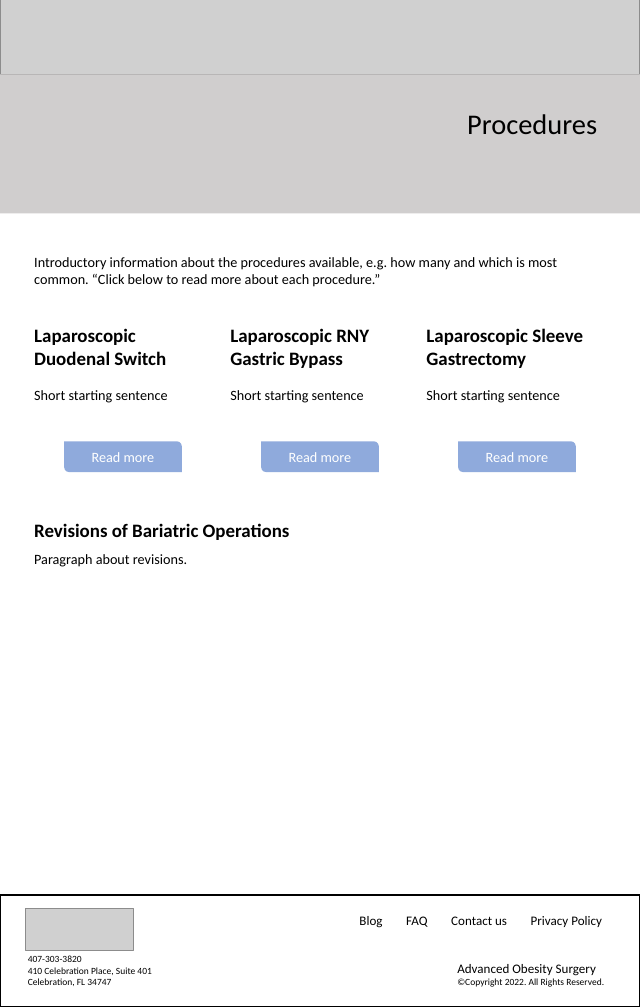
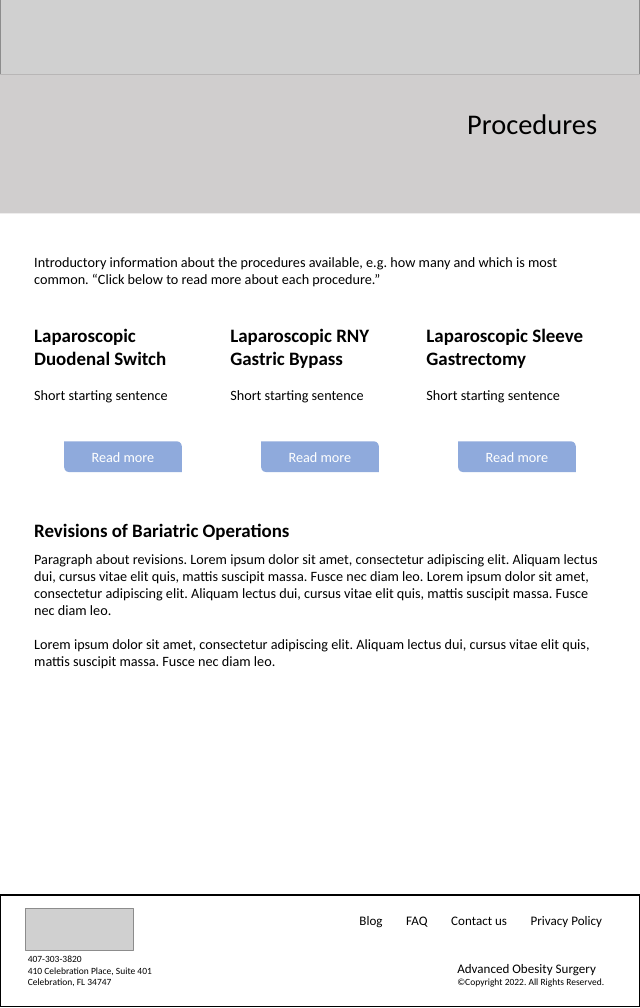
Before and after one commit to audcsm/aos-site, a slide deck: slide 6 of Website Design Tools.pptx. Drawn at 640x1008 pixels with LibreOffice and Linux fonts; fonts in the diff are those of the drawing; grey boxes stand for pictures. Boxes give left, top, right and bottom in pixels: in the first picture for what was removed or moved away, otherwise in the second. Text is boxed around its words. In the diff, an @@ line names an element or a change of style, - is before the commit and + after.

```diff
--- a/Website Design Tools.pptx
+++ b/Website Design Tools.pptx
@@ text at (34,554,598,669): text changed @@
-Paragraph about revisions.
+Paragraph about revisions. Lorem ipsum dolor sit amet, consectetur adipiscing elit. Aliquam lectus dui, cursus vitae elit quis, mattis suscipit massa. Fusce nec diam leo. Lorem ipsum dolor sit amet, consectetur adipiscing elit. Aliquam lectus dui, cursus vitae elit quis, mattis suscipit massa. Fusce nec diam leo.
+Lorem ipsum dolor sit amet, consectetur adipiscing elit. Aliquam lectus dui, cursus vitae elit quis, mattis suscipit massa. Fusce nec diam leo.
```
Also in this commit, not shown: 1 other slide changed, 1 slide added, 5 other files.
